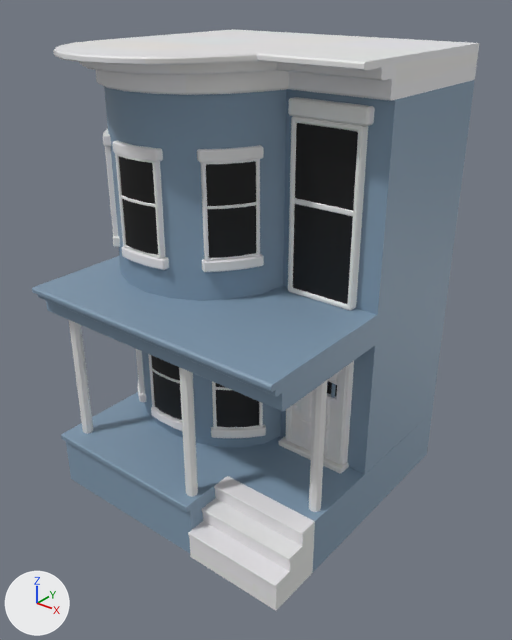
Two versions of the FBX model eggwalk/Assets/3DModels/Buildings/Fixed/DarrenHouse1.fbx, one commit apart.
The view is the same before and after, from a 50 mm lens placed at (7.17, -8.92, 8.73), pointed at (0.26, -0.28, 3.38). The lights are fixed; the arrows at lower left show +X, +Y and +Z. Where no turn or scale is listed for an object, it has been applied to the vertices. Vertices at the same position are counted once.
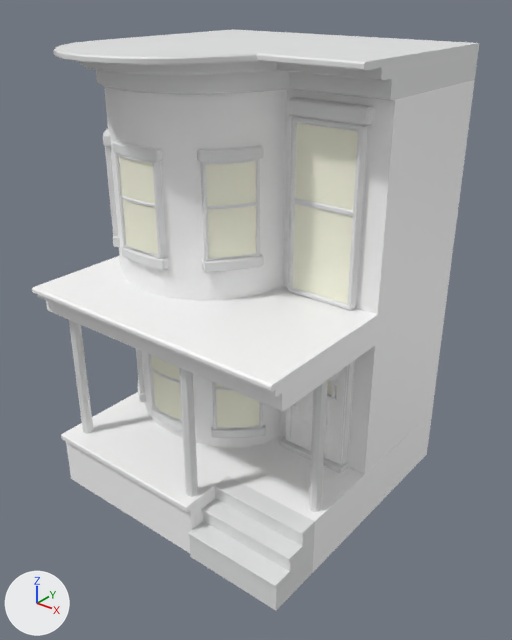
What the commit changed:
Picture 'colorpalette_house3__02-12.tga' (img_colorpalette_house3__02_12_tga) is new.
Material 'lambert9' (mat_lambert9) changes its picture from img_house02_tga to img_colorpalette_house3__02_12_tga.
me_mesh has 2095 vertices, 2165 faces and spans x -2.53..2.5, y -2.73..2.5, z 0.0..7.8.
me_mesh is used by ob_polysurface34; location (0.02, -0.05, 0.0).
me_mesh part 1: texture (UV) coordinates of 569 of 2165 faces, centred in x -2.5..2.5, y -2.73..2.5, z 0.48..6.94, changed; they spanned u 0.01..0.81, v 0.03..0.62 and now span u 0.02..0.97, v 0.0..0.99.

Pixel boxes [x1, y1, x2, y2] of what changed, in the pictures (512 x 640 px):
'polySurface34', surface changed (blue to white)
    both: [32, 58, 475, 575]
part 1 of me_mesh, surface changed (blue to white)
    both: [32, 80, 475, 572]
